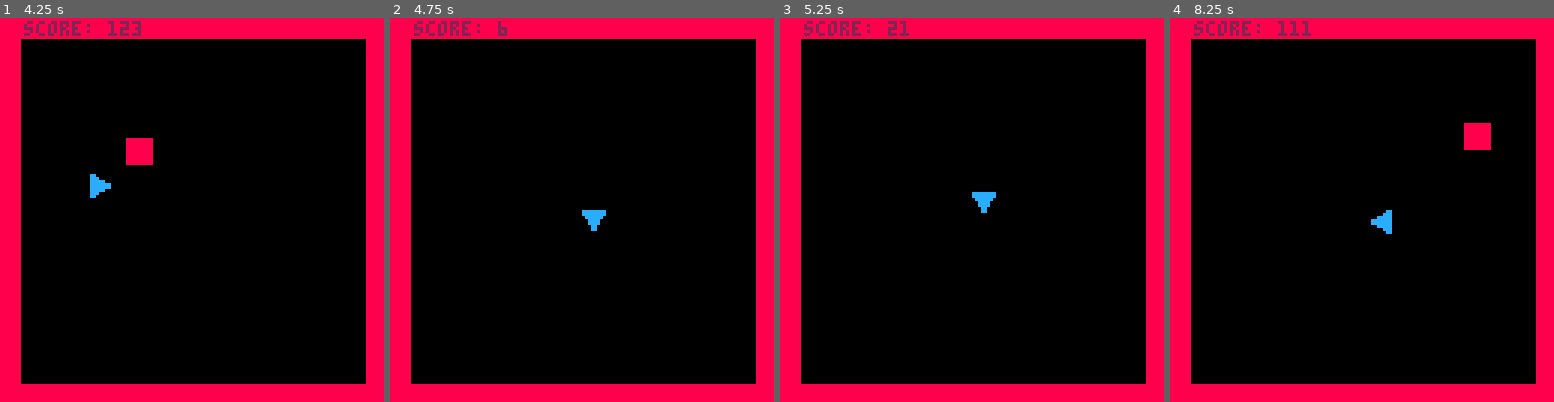
Above: before the commit, frames 1-4 (left to right).
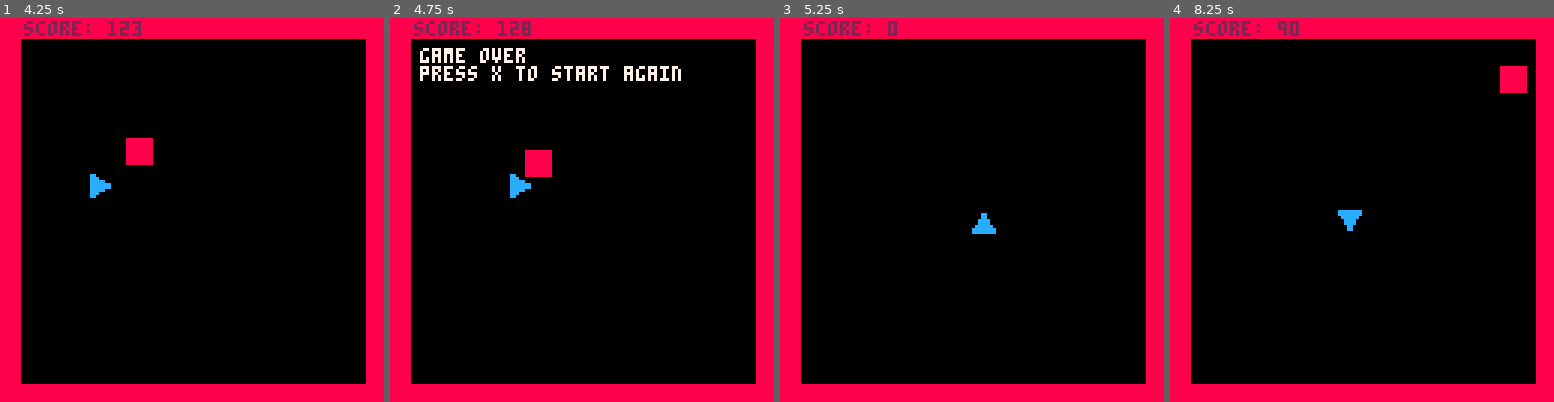
Above: after the commit, the same moments.

Repository: albertnez/0h-game-jam-2017
Game: PICO-8 cartridge game.p8
Two runs of this game, one before a commit and one after it. Both use one fixed random seed, a clock stepped at 60 frames per second and the inputs below.
Inputs:
- Up to frame 1 (4.25 s): tap X (X key) at 0.33, 1.07, 1.85, 2.97, 4.08 s; tap O (Z key) at 0.7, 1.7, 2.1, 2.5, 2.9, 3.3, 3.7, 4.1 s; hold Right 1.6-2.1 s; hold Up 2.15-2.42 s; hold Right 2.47-3.03 s; hold Left 3.08-3.58 s; hold Down 3.63-3.97 s; hold Right from 4.02 s (still down)
- Up to frame 2 (4.75 s): tap O (Z key) at 4.5 s; release Right at 4.68 s; hold Up from 4.73 s (still down)
- Up to frame 3 (5.25 s): tap O (Z key) at 4.9 s; release Up at 5.03 s; hold Left from 5.08 s (still down); tap X (X key) at 5.2 s
- Up to frame 4 (8.25 s): tap O (Z key) every 0.4 s from 5.3 to 8.1 s; release Left at 5.68 s; hold Down 5.73-6.03 s; hold Right 6.08-6.58 s; tap X (X key) at 6.32, 7.43 s; hold Right 6.63-7.13 s; hold Up 7.18-7.45 s; hold Right 7.5-8.07 s; hold Left from 8.12 s (still down)

Frame 1 is identical in both runs. In frame 2, 2.7% of the frame differs, in the area x 7-76%, y 0-56%; in frame 3, 0.5%; in frame 4, 1.6%.

Commit message:
Update button to restart

Diff:
--- a/game.p8
+++ b/game.p8
@@ -109,7 +109,7 @@
 
 
 function _update()
-  if not p.alive and btnp(4) then
+  if not p.alive and btnp(5) then
     restart()
     return
   end
@@ -147,7 +147,7 @@
 function _draw()
   if not p.alive then
     print("game over", 10, 10, 7)
-    print("press z to start again", 10, 16, 7)
+    print("press x to start again", 10, 16, 7)
     return
   end
   cls()
